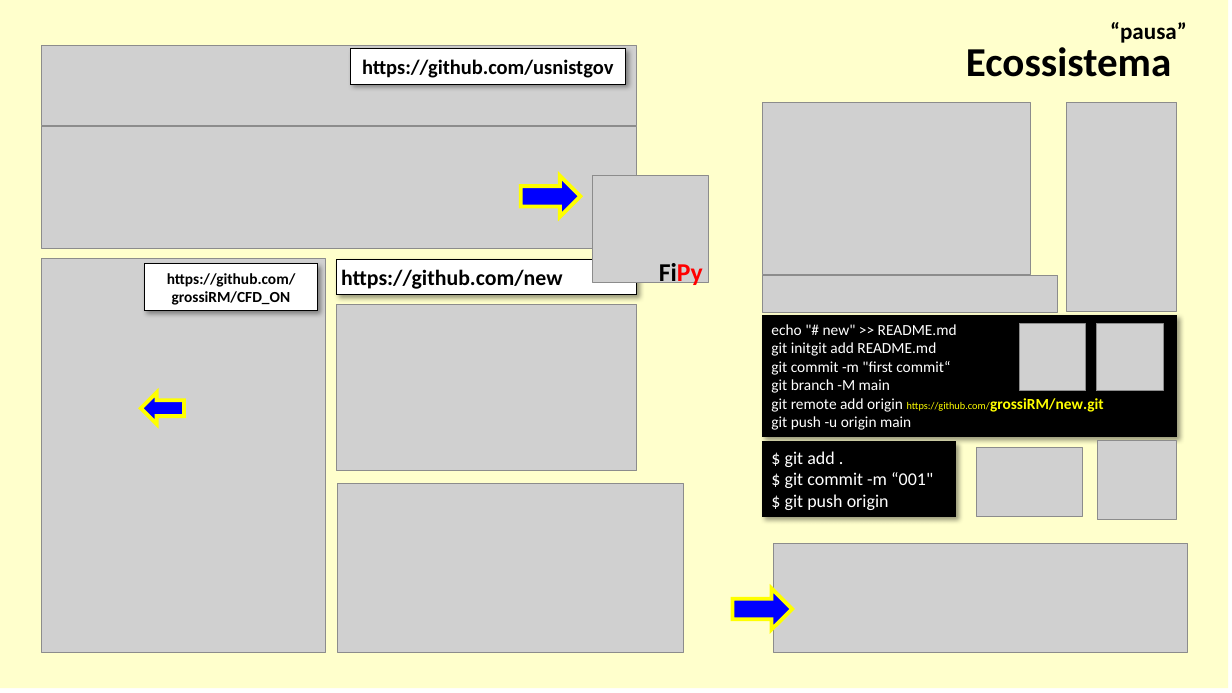
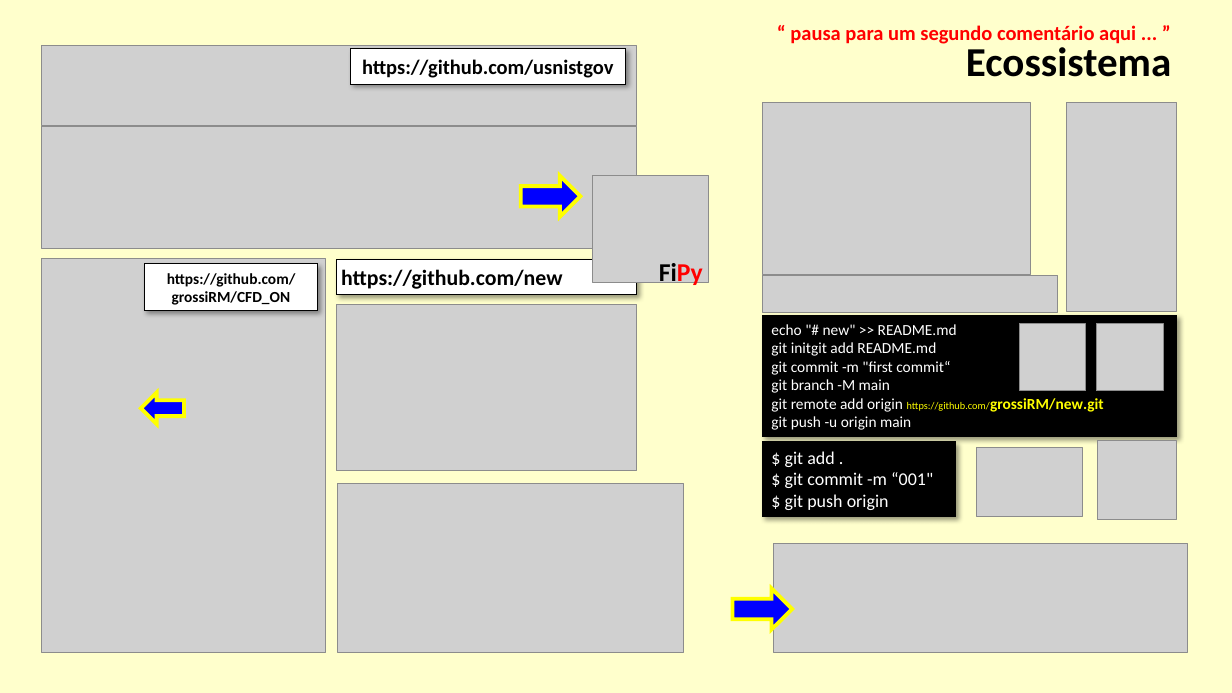
Before and after one commit to grossiRM/AM_FEG, a slide deck: slide 24 of Plano_V02_iii_AM_FEG/d_Topicos Especiais - Introducao a Manufatura Aditiva para Metais.pptx (slide 14 before the commit). Drawn at 1232x693 pixels with LibreOffice and Linux fonts; fonts in the diff are those of the drawing; grey boxes stand for pictures. Boxes give left, top, right and bottom in pixels: in the first picture for what was removed or moved away, otherwise in the second. Text is boxed around its words. In the diff, an @@ line names an element or a change of style, - is before the commit and + after.

```diff
--- a/Plano_V02_iii_AM_FEG/d_Topicos Especiais - Introducao a Manufatura Aditiva para Metais.pptx
+++ b/Plano_V02_iii_AM_FEG/d_Topicos Especiais - Introducao a Manufatura Aditiva para Metais.pptx
@@ rectangle: place and size @@
-rectangle at (0,0,1228,689)
+rectangle at (0,0,1232,693)
@@ text added at (790,25,1136,44), 16 pt, text #FF0000, bold @@
+“ pausa para um segundo comentário aqui ... ”
@@ text removed at (1110,22,1187,43) @@
-“pausa”
```
Also in this commit, not shown: 23 other slides changed, 11 slides added, 8 other files.
